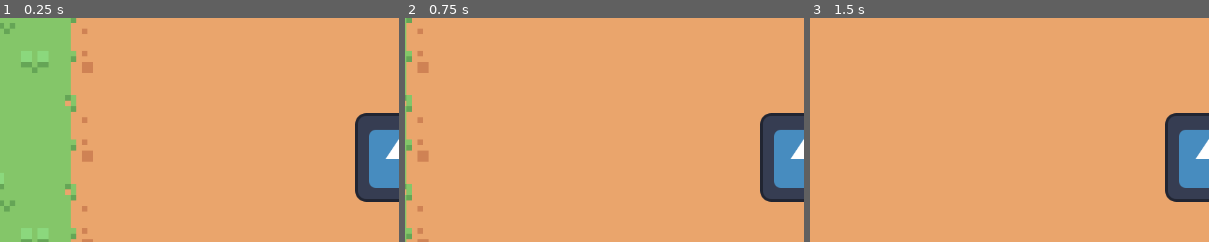
Above: before the commit, frames 1-3 (left to right).
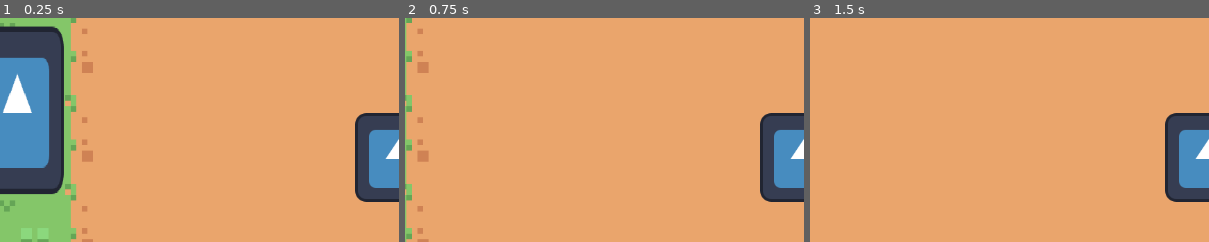
Above: after the commit, the same moments.

Repository: supersiem/The-Legend-of-Quaden-
Game: Godot game, scene res://Tilemap/1_1.tscn
Two runs of this game, one before a commit and one after it. Both use one fixed random seed, a clock stepped at 60 frames per second and the inputs below. The engine's default icon, where the game draws it, is replaced by a stand-in: a white triangle on a blue panel in a dark square.
Inputs:
- Up to frame 1 (0.25 s): no input
- Up to frame 2 (0.75 s): tap Enter at 0.5 s; hold Right (right) from 0.53 s (still down)
- Up to frame 3 (1.5 s): release Right (right) at 1.28 s; hold S (down) from 1.28 s (still down)
The pictures show only the part of the screen within x 0-50%, y 19-69%; the shares and areas given below are measured in that part.

The runs differ from the first frame. In frame 1, 12% of the frame differs, in the area x 0-17%, y 3-79%; in frame 2, nothing differs; in frame 3, nothing differs.

Commit message:
voeg random png toe

Diff:
--- a/Tilemap/1_1.tscn
+++ b/Tilemap/1_1.tscn
@@ -1,7 +1,8 @@
-[gd_scene load_steps=3 format=4 uid="uid://3ohclkljy60a"]
+[gd_scene load_steps=4 format=4 uid="uid://3ohclkljy60a"]
 
 [ext_resource type="TileSet" uid="uid://dygcgw2m1ya24" path="res://Tilemap/tilemap.tres" id="1_l77p8"]
 [ext_resource type="PackedScene" uid="uid://p1wg4h35x5pu" path="res://player/player.tscn" id="2_7ben1"]
+[ext_resource type="Texture2D" uid="uid://dfeh0wepesv85" path="res://icon.svg" id="3_lf7kf"]
 
 [node name="1-1" type="Node2D"]
 
@@ -12,3 +13,8 @@
 
 [node name="player" parent="." instance=ExtResource("2_7ben1")]
 position = Vector2(370, 242)
+
+[node name="Icon" type="Sprite2D" parent="."]
+position = Vector2(-181, 174)
+scale = Vector2(1.04688, 1.89062)
+texture = ExtResource("3_lf7kf")
